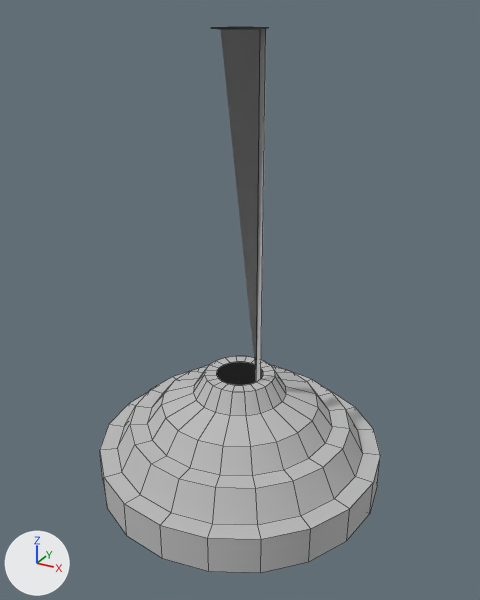
Renders of the OBJ model Assets/Prefabs/base_stick.obj from each side of a commit.
One viewpoint serves both versions: a 50 mm lens placed at (0.961, -1.747, 1.485), pointed at (0.013, -0.023, 0.623). The lights are fixed; the arrows at lower left show +X, +Y and +Z. Mesh edges are drawn as thin lines. Where no turn or scale is listed for an object, it has been applied to the vertices.

Objects in the first picture: 'base_stick'.
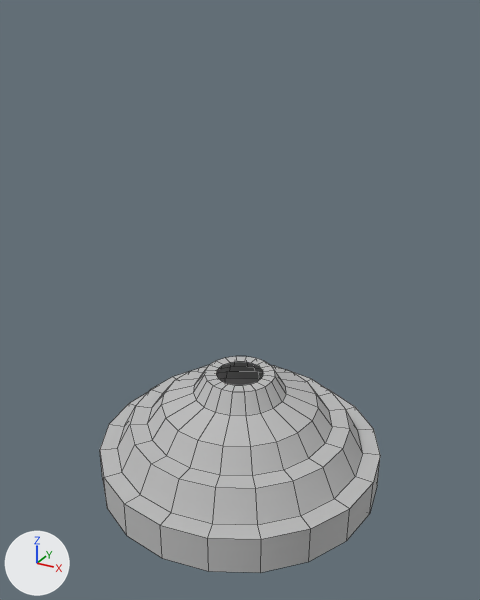
The newer file is also turned or shifted as a whole; pictures and numbers use the older file's frame.

What differs and where, as boxes (x1, y1, x2, y2) in the pictures (480 x 600 px):
'base_stick', reshaped (60% shorter)
    before: (100, 27, 380, 573)
    after: (100, 356, 380, 573)
part 1 of me_base_stick, deleted
    before: (214, 27, 266, 385)

What the commit changed:
me_base_stick is used by ob_base_stick; location (0.0, 0.0, 0.0).
me_base_stick had 202 vertices, 201 faces and spanned x -0.496..0.496, y -0.496..0.496, z -0.065..1.434.
me_base_stick now has 181 vertices, 180 faces and spans x -0.496..0.496, y -0.496..0.496, z -0.065..0.337.
Part 1, on me_base_stick:
21 vertices are removed from x -0.081..0.081, y -0.081..0.081, z 1.434.
21 faces are deleted.
